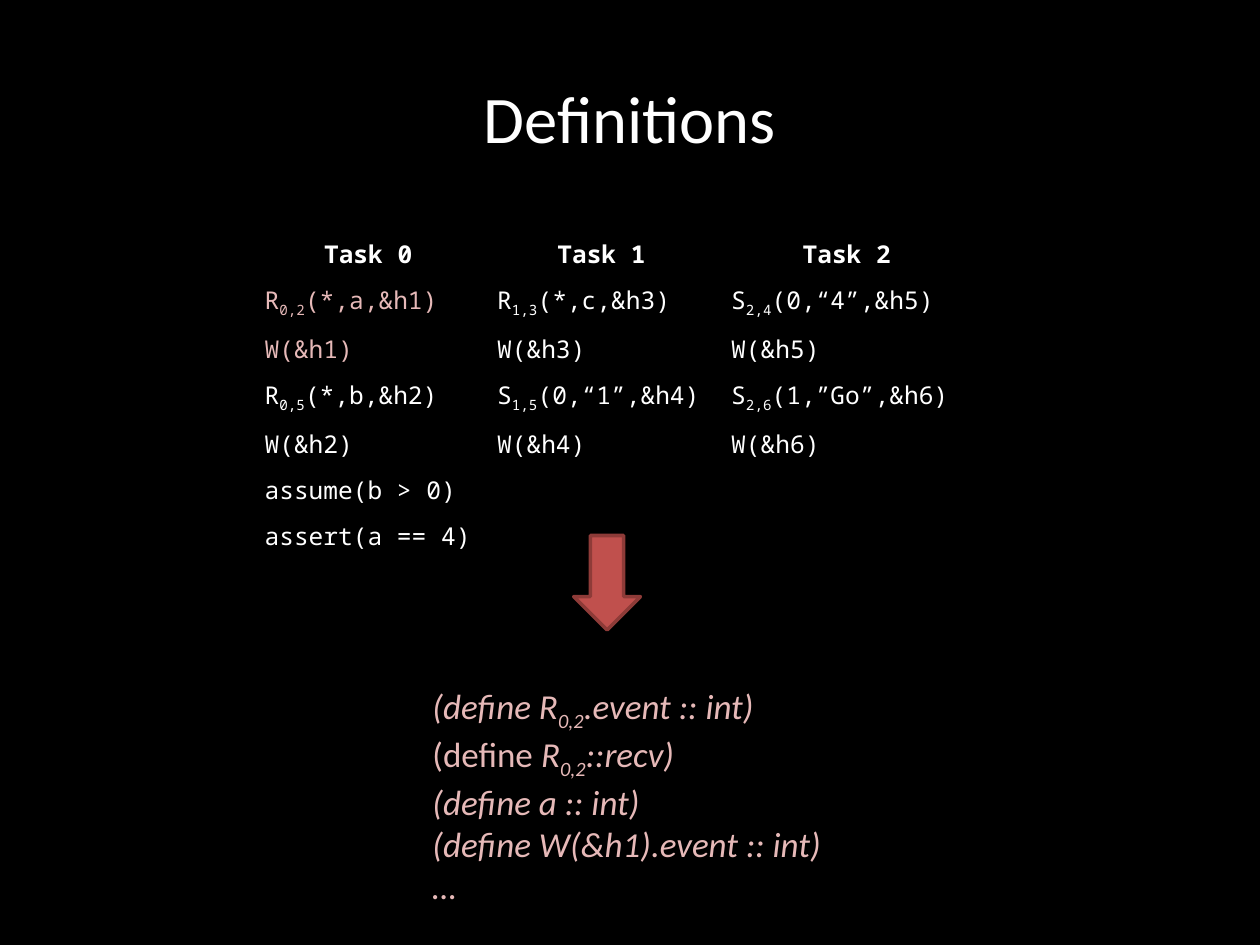
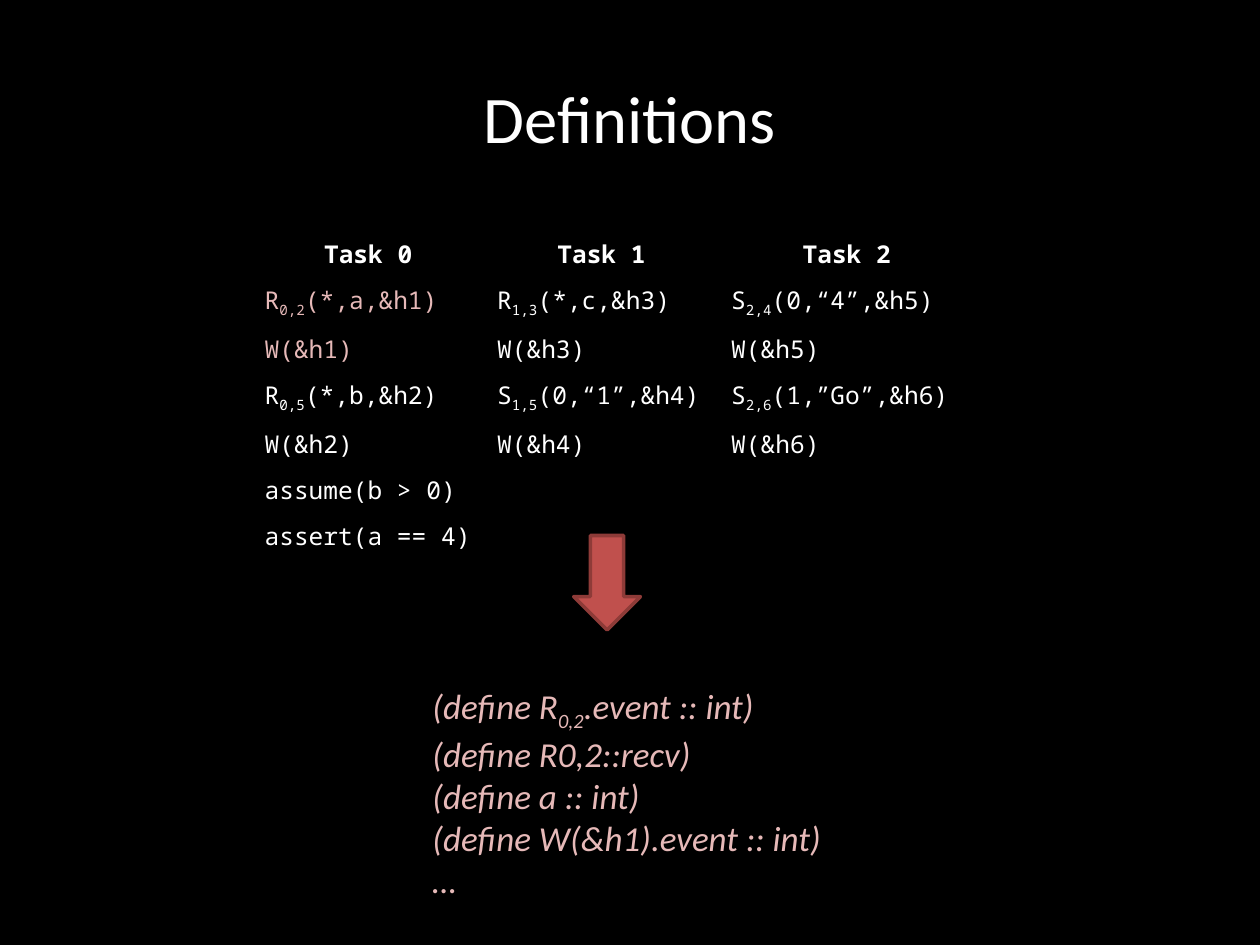
Before and after one commit to ericmercer/MP-trace-language, a slide deck: slide 11 of presentations/Qual_2012_YuHuang.pptx. Drawn at 1260x945 pixels with LibreOffice and Linux fonts; fonts in the diff are those of the drawing. Boxes give left, top, right and bottom in pixels: in the first picture for what was removed or moved away, otherwise in the second. Text is boxed around its words. In the diff, an @@ line names an element or a change of style, - is before the commit and + after.

```diff
--- a/presentations/Qual_2012_YuHuang.pptx
+++ b/presentations/Qual_2012_YuHuang.pptx
@@ text at (432, 741, 690, 772): now on the baseline in "R0,2::recv)"; italic on in "(define" @@
```
Also in this commit, not shown: 9 other slides changed.
